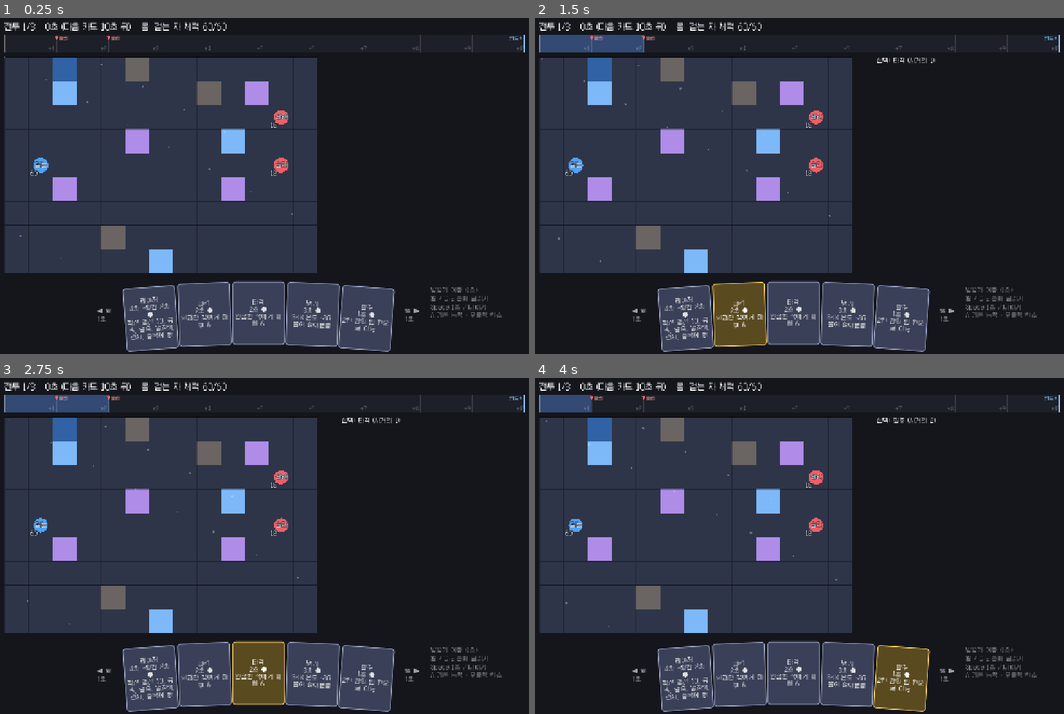
Above: before the commit, frames 1-4 (two rows, left to right).
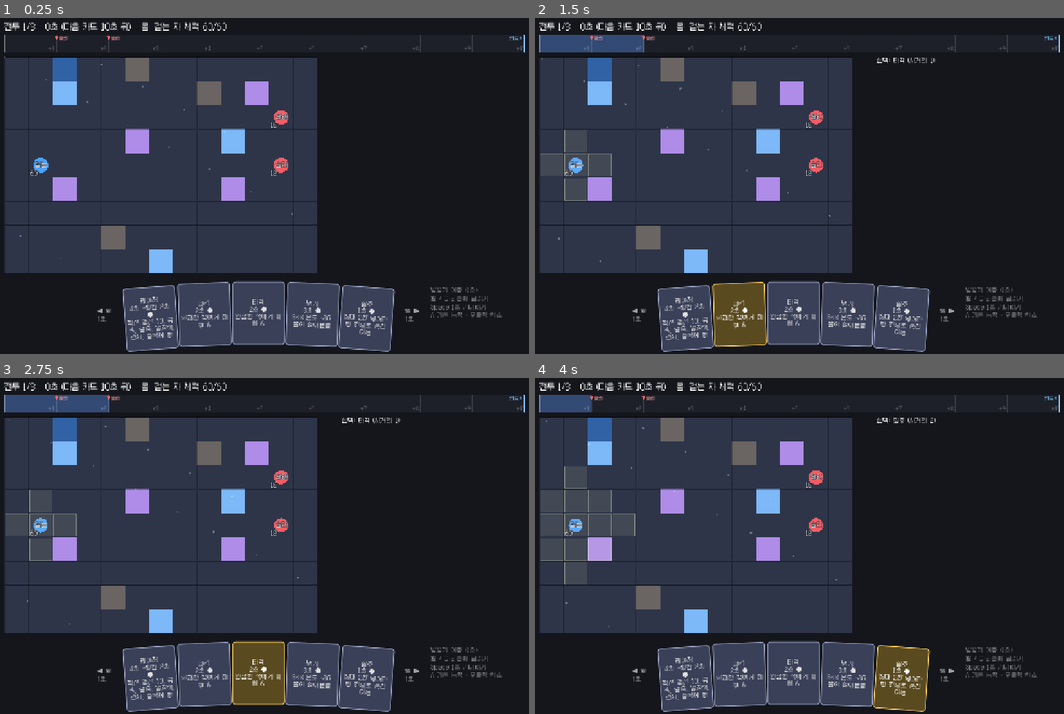
Above: after the commit, the same moments.

Repository: Luchenia/everycard
Game: Godot game, scene res://scenes/battle.tscn
Two runs of this game, one before a commit and one after it. Both use one fixed random seed, a clock stepped at 60 frames per second and the inputs below.
Inputs (mouse positions are in pixels of both pictures, inside the frame that each line leads up to):
- Up to frame 1 (0.25 s): no input
- Up to frame 2 (1.5 s): click "레이저 4초 +탈진 2초 ● 직선 광선 10. 금속,…" at 0.5 s; click "타격 2초 ● 인접한 적에게 피해 6" at 1.25 s
- Up to frame 3 (2.75 s): click "타격 2초 ● 인접한 적에게 피해 6" at 2 s
- Up to frame 4 (4 s): click "냉기 3초 ● 3×3 온도 -80. 물이 얼어붙음" at 2.75 s; click (900, 677) at 3.5 s, where only the run before the commit has a clickable "질주 1초 ● 2칸 안의 빈 칸으로 이동"

The runs differ from the first frame. In frame 1, 0.3% of the frame differs, in the area x 64-74%, y 84-95%; in frame 2, 0.4%; in frame 3, 0.4%; in frame 4, 0.6%, in the area x 1-74%, y 26-95%.

Commit message:
feat: selected card shows the cells it can reach; clearer dash text
Co-Authored-By: Claude Opus 5.5 <noreply@anthropic.com>
Claude-Session: https://claude.ai/code/session_01Lpp6z2a9FxR3iVL1P5DjBQ

Diff:
--- a/data/cards/step.json
+++ b/data/cards/step.json
@@ -15,5 +15,5 @@
    "to": "aim"
   }
  ],
- "desc": "2칸 안의 빈 칸으로 이동"
+ "desc": "최대 2칸 떨어진 빈 칸으로 순간 이동"
 }
--- a/src/view/battle_screen.gd
+++ b/src/view/battle_screen.gd
@@ -230,7 +230,17 @@
 	var w := maxi(1, int(Effects.card_def(id, catalog).get("weight", 1))) if id != "" else 1
 	return "%d초" % (w * int(b.cfg["wheel_time"]))
 
+func _update_range() -> void:
+	var b := flow.battle
+	board.range_cells = []
+	if selected < 0 or b.belt == null or selected >= b.belt.slots.size() or b.belt.slots[selected] == null or b.human() == null:
+		return
+	for p in b.grid.all_cells():
+		if b.can_play(selected, p):
+			board.range_cells.append(p)
+
 func _update_span() -> void:
+	_update_range()
 	var b := flow.battle
 	timeline.span_secs = 0
 	timeline.span_exhaust = 0
--- a/src/view/board_view.gd
+++ b/src/view/board_view.gd
@@ -12,6 +12,7 @@
 var battle: Battle
 var hover := Vector2i(-1, -1)
 var preview: Dictionary = {}
+var range_cells: Array = []    # cells the selected card can reach
 var shown_pos: Dictionary = {}   # uid -> Vector2 (cell coords, fractional while replaying)
 var shown_hp: Dictionary = {}    # uid -> hp at the replayed second
 var shown_now := -1              # replayed second
@@ -102,6 +103,9 @@
 		for s in u.statuses:
 			draw_string(font, origin + Vector2(CELL - 12 - sx, 14), s.substr(0, 1).to_upper(), HORIZONTAL_ALIGNMENT_LEFT, -1, 11, Color.YELLOW)
 			sx += 10
+	for p in range_cells:
+		draw_rect(_rect(p, 2), Color(1, 1, 0.8, 0.10))
+		draw_rect(_rect(p, 2), Color(1, 1, 0.8, 0.35), false, 1)
 	if not preview.is_empty():
 		for p in preview.get("cells", []):
 			draw_rect(_rect(p, 1), Color(1, 1, 1, 0.9), false, 2)
Binary file changed: evidence/timeline/01_slimes_telegraph.png
Binary file changed: evidence/timeline/02_card_selected_time_span.png
Binary file changed: evidence/timeline/03_boss_safe_zone.png
Binary file changed: evidence/timeline/04_replay_motion.png
